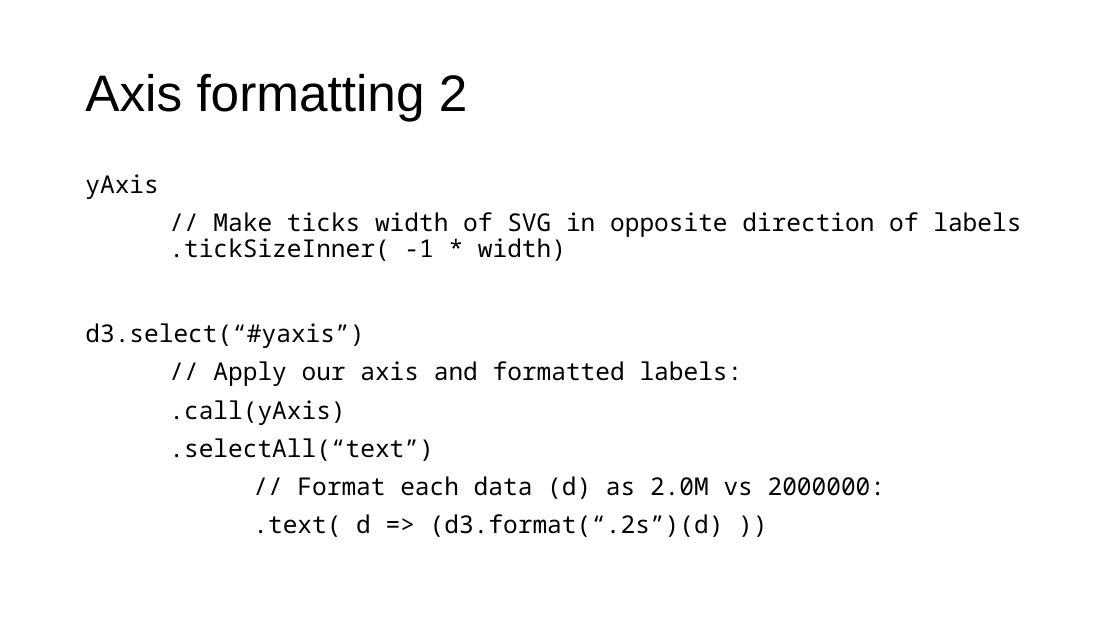
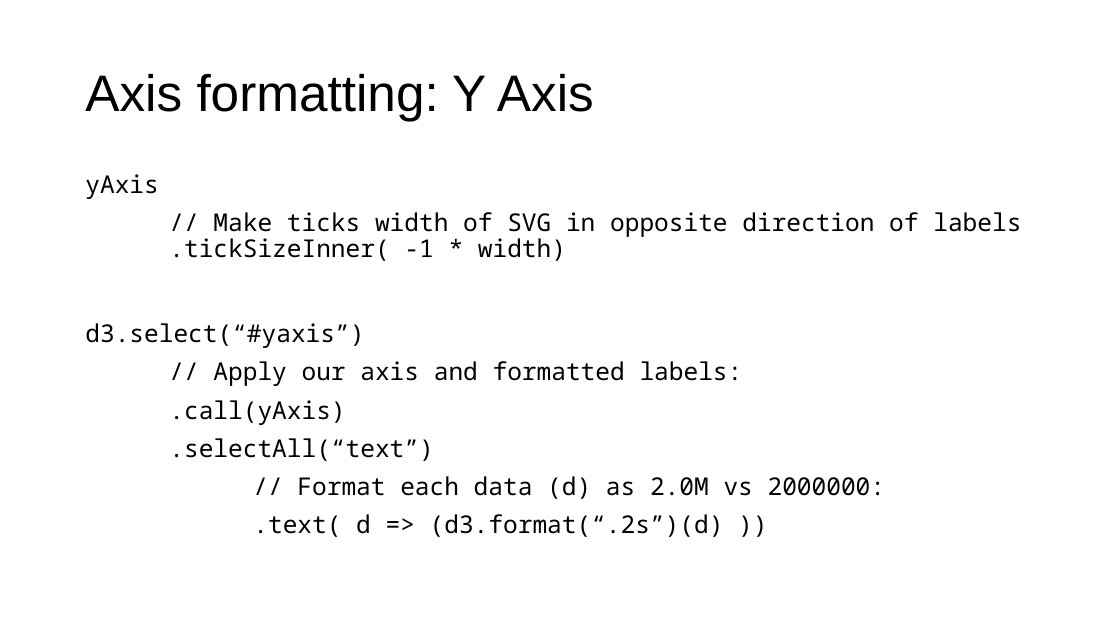
Before and after one commit to RonaldBarnes/d3-bar-chart-kwlug, a slide deck: slide 14 of BarChart Slideshow 2.pptx (slide 12 before the commit). Drawn at 1120x630 pixels with LibreOffice and Linux fonts; fonts in the diff are those of the drawing. Boxes give left, top, right and bottom in pixels: in the first picture for what was removed or moved away, otherwise in the second. Text is boxed around its words. In the diff, an @@ line names an element or a change of style, - is before the commit and + after.

```diff
--- a/BarChart Slideshow 2.pptx
+++ b/BarChart Slideshow 2.pptx
@@ title at (85, 73, 594, 121): text changed @@
-Axis formatting 2
+Axis formatting: Y Axis
```
Also in this commit, not shown: 14 other slides changed, 2 slides added, 2 other files.
